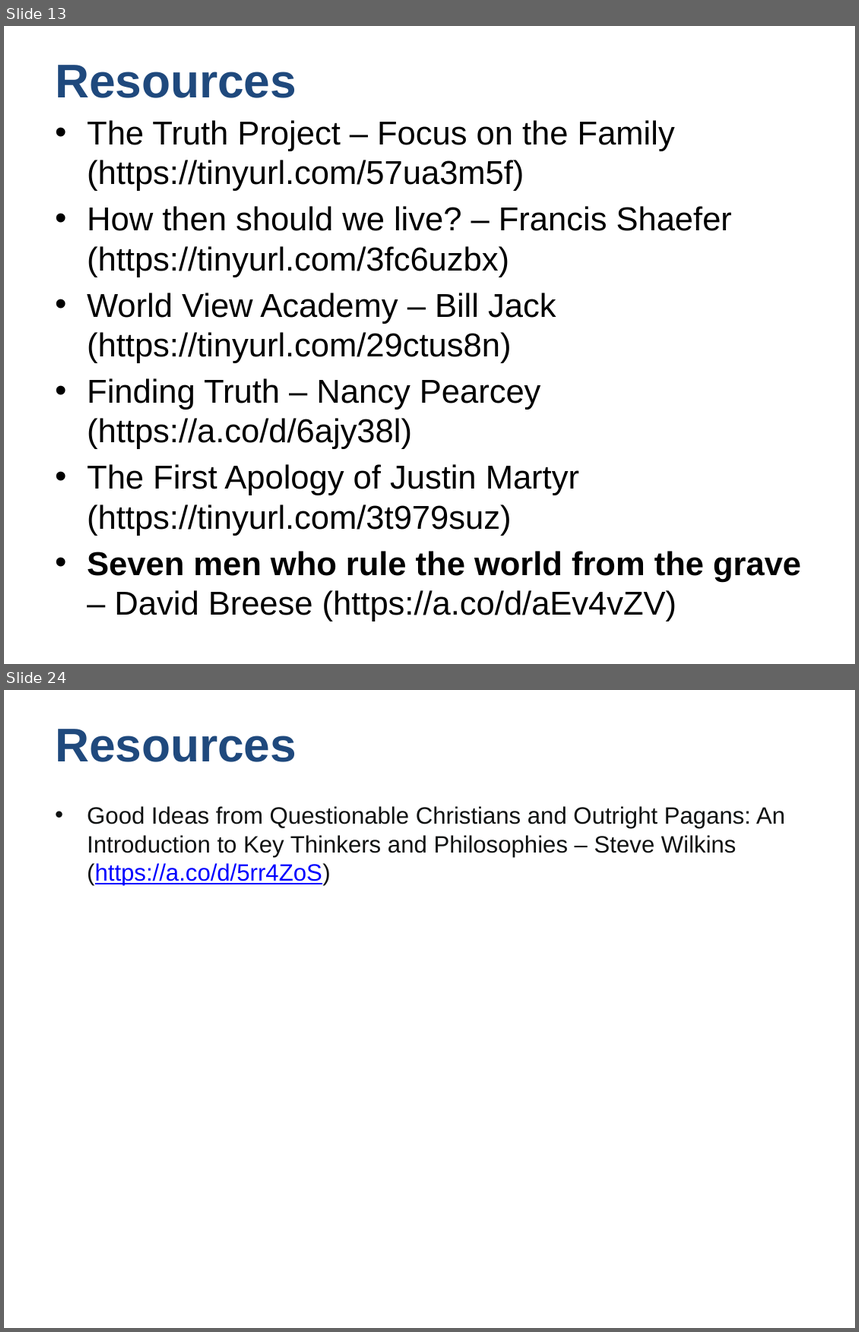
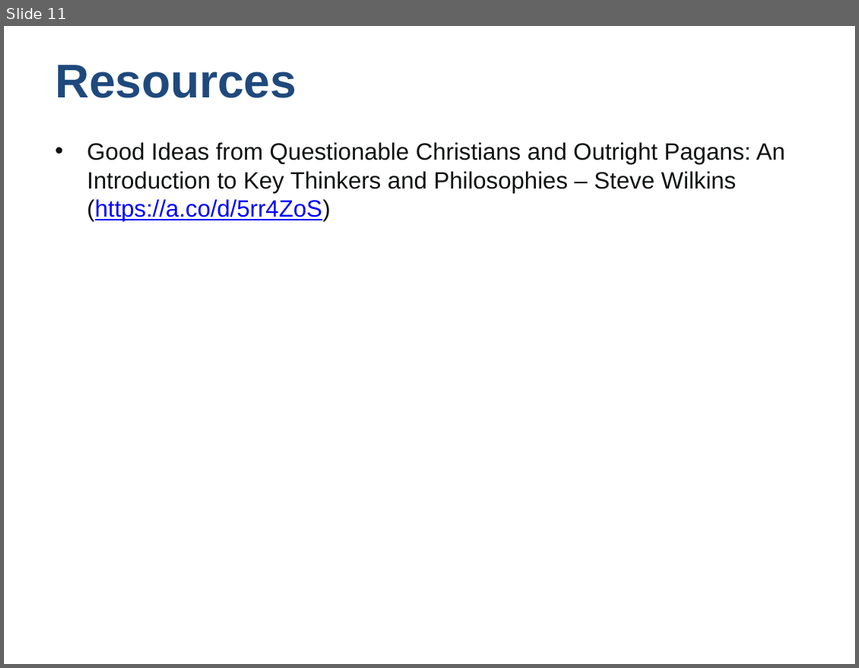
Before and after one commit to UsefulEngines/EvangelismPublic, a slide deck: 2024-Q4/2024-11-24/2024-11-24-Psalms.pptx. Shown one above the other, each under a label of ours: slides 13 and 24 before the commit, slide 11 after it; the slides between them are not shown. The pictures are 859x1332 and 859x668 pixels, drawn with LibreOffice and Linux fonts; fonts in the diff are those of the drawing. Boxes give left, top, right and bottom in pixels: in the first picture for what was removed or moved away, otherwise in the second. Text is boxed around its words. In the diff, an @@ line names an element or a change of style, - is before the commit and + after.

```diff
--- a/2024-Q4/2024-11-24/2024-11-24-Psalms.pptx
+++ b/2024-Q4/2024-11-24/2024-11-24-Psalms.pptx
@@ slide 13 removed at (4, 26, 855, 664), background #FFFFFF @@
@@ title removed at (55, 65, 297, 98) @@
-Resources
@@ text removed at (87, 120, 801, 622) @@
-• The Truth Project – Focus on the Family (https://tinyurl.com/57ua3m5f)
-• How then should we live? – Francis Shaefer (https://tinyurl.com/3fc6uzbx)
-• World View Academy – Bill Jack (https://tinyurl.com/29ctus8n)
-• Finding Truth – Nancy Pearcey (https://a.co/d/6ajy38l)
-• The First Apology of Justin Martyr (https://tinyurl.com/3t979suz)
-• Seven men who rule the world from the grave – David Breese (https://a.co/d/aEv4vZV)
@@ what was slide 24 is now slide 11 @@
```
Also in this commit, not shown: 6 slides changed, 2 slides added, 21 other slides removed.
